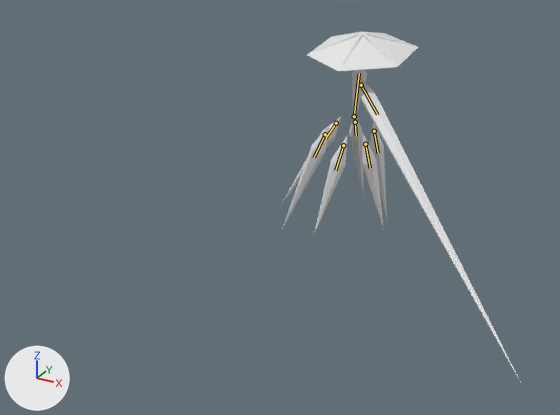
A saved change to the glTF model glb_imports/Clarity.glb.
Before and after are seen from a camera (50 mm lens) standing at (37.9, -88.6, 33.8) and looking at (-3.7, -13.1, -4.0). The lights are fixed; the arrows at lower left show +X, +Y and +Z. The first picture is the older version. Both versions are drawn at frame 22 of the action 'LeftSliceFromWait'; the numbers are the values there. The bones that change, and the others that lie on the model, are drawn over the model as lines.

Objects in the first picture: 'Arm', 'FrontLeft', 'FrontRight', 'Hat', 'MiddleLeft', 'MiddleRight' and 3 more.
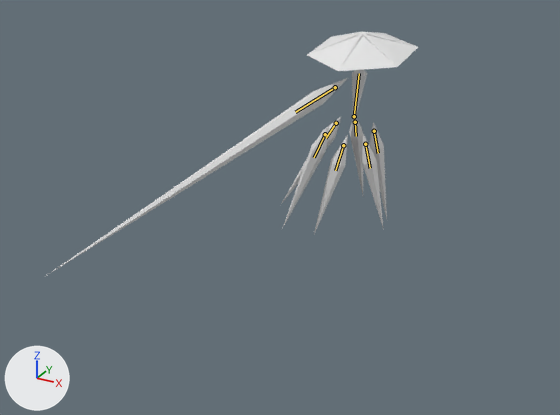
Edits to the scene script, one JSON object a line:
```json
{"block": "bone_arm", "where": "bone_arm = bpy.data.objects['Armature'].pose.bones['Arm']  # child of 'Center'"}
{"op": "set", "path": "bone_arm.location", "old": "(-1.89, -4.38, 2.53)", "new": "(-0.89, -1.17, 2.5)"}
{"op": "set", "path": "bone_arm.rotation_quaternion", "old": "(0.422, 0.81, -0.393, -0.11)", "new": "(0.951, 0.302, -0.067, 0.0)", "note": "degrees (129, -9, -48) -> degrees (35, -7, -2)"}
```

Boxes (x1, y1, x2, y2) around the edits, measured in the pictures (560 x 415 px):
```json
{"object": "Arm", "change": "posed", "before": [356, 74, 519, 379], "after": [46, 78, 348, 276], "on screen": "85% wider, 35% shorter"}
{"bone": "Arm", "before": "(361, 85) to (377, 114)", "after": "(335, 87) to (295, 112)"}
```
